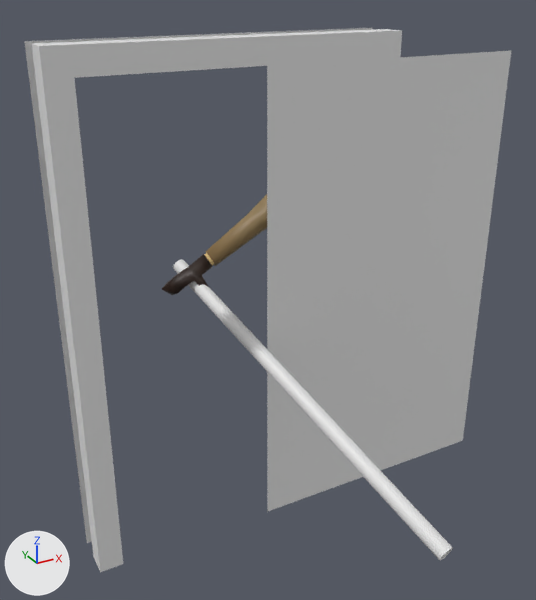
The FBX model res/models/gy/gy.fbx: old version first, new version second.
The view is the same before and after, from a 50 mm camera at (-5.83, -8.34, 6.91) aimed at (-1.84, -1.08, 3.28). Arrows for +X, +Y and +Z are at lower left; the lights stay in place. Where no turn or scale is listed for an object, it has been applied to the vertices.
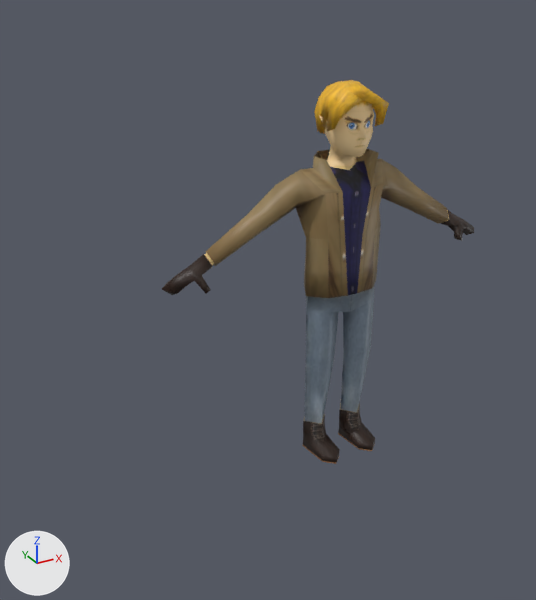
Boxes (x1, y1, x2, y2) around the edits, measured in the pictures (536 x 600 px):
```json
{"object": "Plane.071", "change": "deleted", "before": [267, 51, 511, 512]}
{"object": "Plane.102", "change": "deleted", "before": [31, 29, 402, 572]}
{"object": "Circle", "change": "deleted", "before": [173, 259, 453, 560]}
{"object": "Plane.072", "change": "deleted", "before": [24, 28, 372, 543]}
{"object": "Plane", "change": "unchanged, uncovered by the edit", "before": [162, 194, 267, 295], "after": [162, 80, 474, 464]}
```

The change, as JSON lines over the scene's bpy script:
```json
{"op": "remove", "block": "ob_plane_102", "code": ["ob_plane_102 = bpy.data.objects.new('Plane.102', me_plane_112)", "ob_plane_102.location = (1.8, -1.0, 0.0)"]}
{"op": "remove", "block": "ob_plane_071", "code": ["ob_plane_071 = bpy.data.objects.new('Plane.071', me_plane_074)", "ob_plane_071.location = (1.8, -1.0, 0.0)"]}
{"op": "remove", "block": "ob_plane_072", "code": ["ob_plane_072 = bpy.data.objects.new('Plane.072', me_plane_075)", "ob_plane_072.location = (1.8, -1.0, 0.0)"]}
{"op": "remove", "block": "ob_circle", "code": ["ob_circle = bpy.data.objects.new('Circle', me_circle)", "ob_circle.location = (-3.92, -0.22, 5.55)"]}
```
